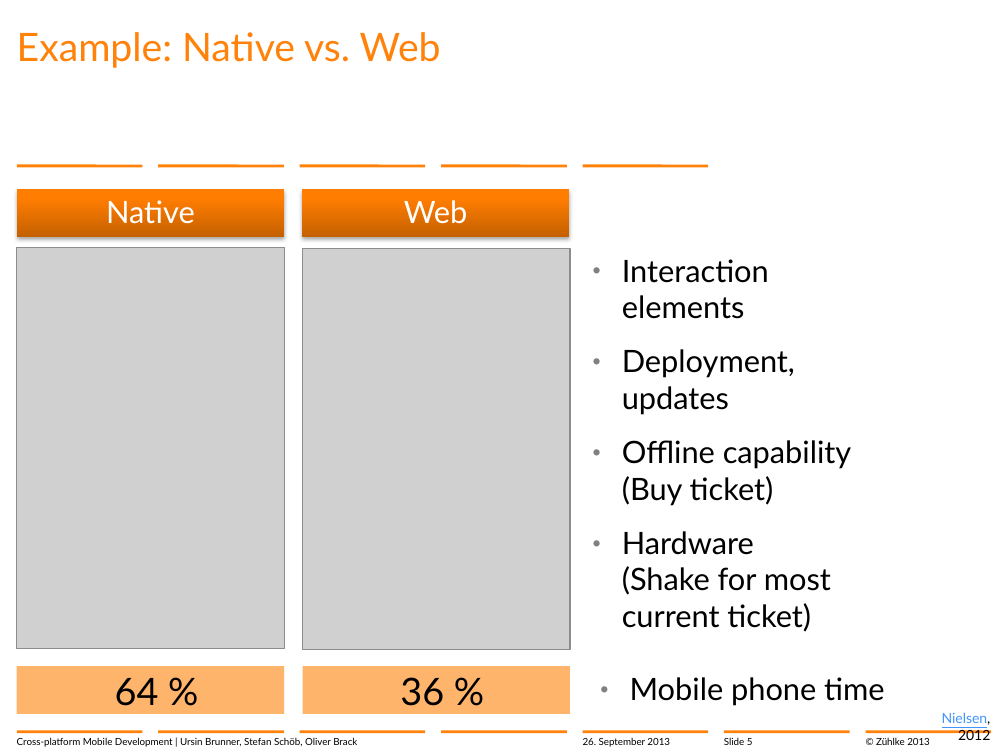
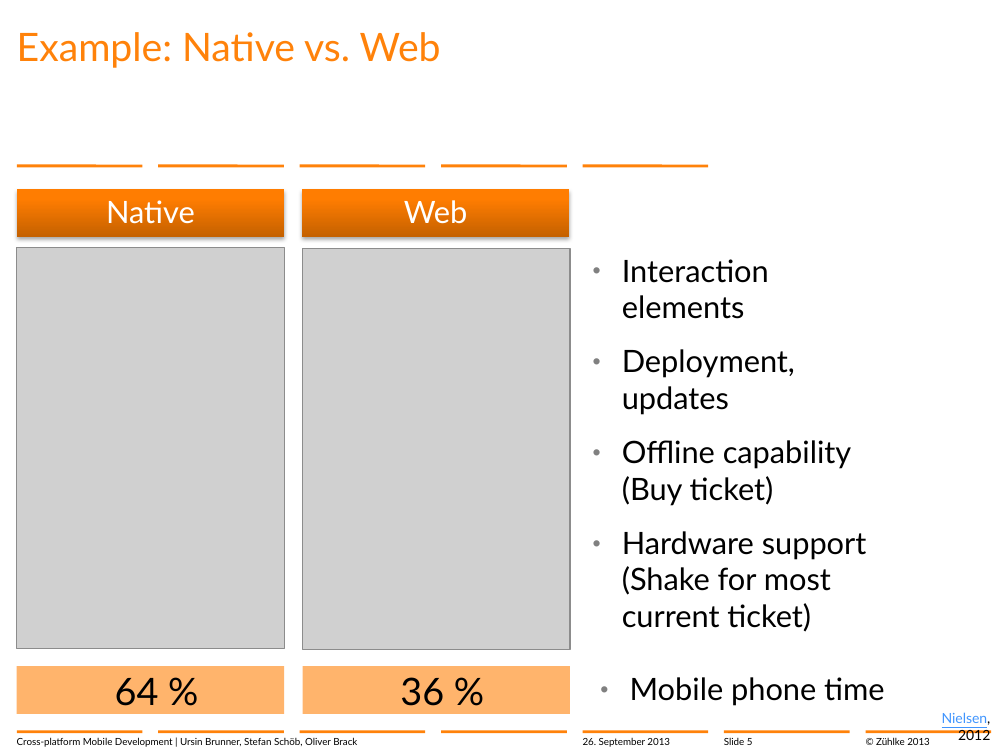
Before and after one commit to brunnurs/zxm, a slide deck: slide 5 of docs/13-09-26 Cross-platform mobile development with C#.pptx. Drawn at 1008x756 pixels with LibreOffice and Linux fonts; fonts in the diff are those of the drawing; grey boxes stand for pictures; background and template pictures are left out. Boxes give left, top, right and bottom in pixels: in the first picture for what was removed or moved away, otherwise in the second. Text is boxed around its words. In the diff, an @@ line names an element or a change of style, - is before the commit and + after.

```diff
--- a/docs/13-09-26 Cross-platform mobile development with C#.pptx
+++ b/docs/13-09-26 Cross-platform mobile development with C#.pptx
@@ text at bbox=[622, 531, 867, 632]: text changed @@
-  • Hardware
-    (Shake for most current ticket)
+  • Hardware support
+    (Shake for most current ticket)
```
Also in this commit, not shown: 12 other slides changed, 1 slide added.
